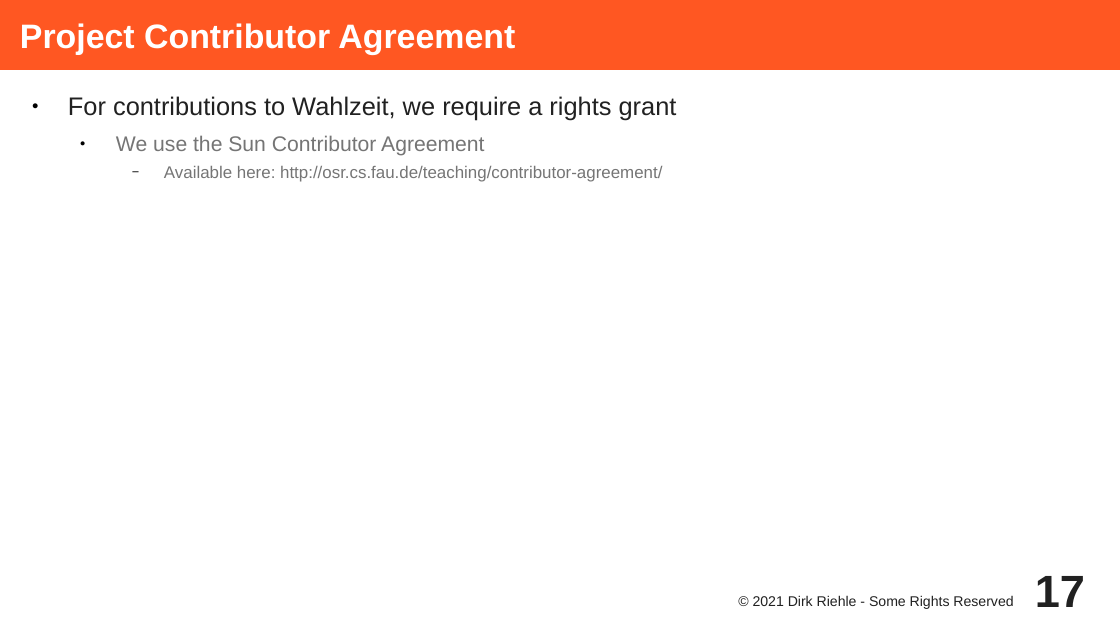
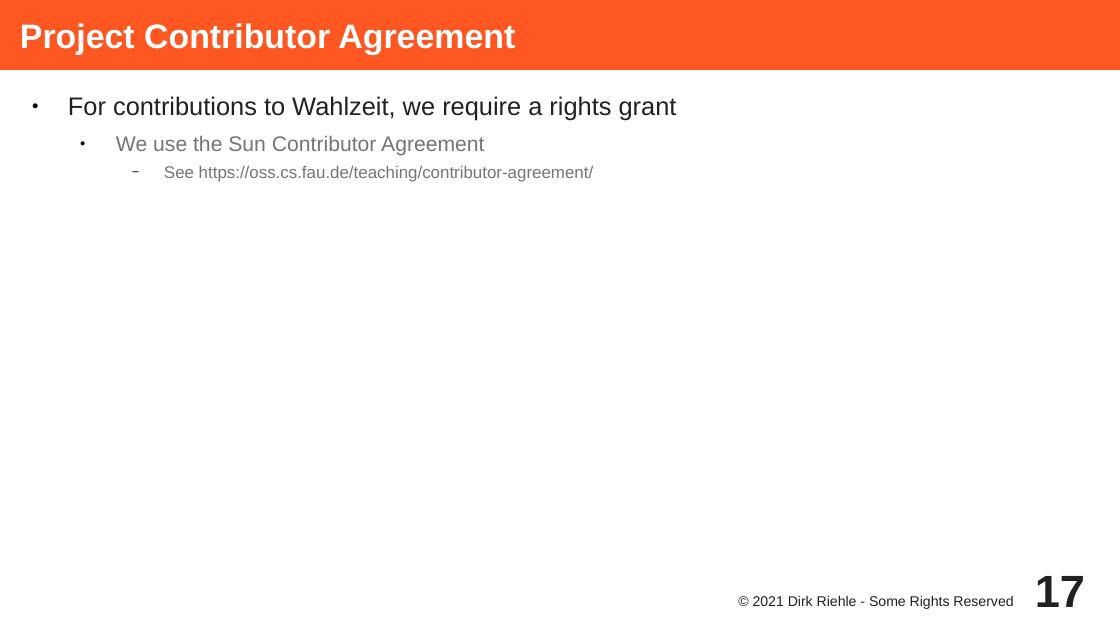
Before and after one commit to dirkriehle/adap-course, a slide deck: slide 17 of Lecture Slides/ADAP A01 - Course Introduction.odp. Drawn at 1120x630 pixels with LibreOffice and Linux fonts; fonts in the diff are those of the drawing. Boxes give left, top, right and bottom in pixels: in the first picture for what was removed or moved away, otherwise in the second. Text is boxed around its words. In the diff, an @@ line names an element or a change of style, - is before the commit and + after.

```diff
--- a/Lecture Slides/ADAP A01 - Course Introduction.odp
+++ b/Lecture Slides/ADAP A01 - Course Introduction.odp
@@ text at (164,166,593,182): text changed @@
-    − Available here: http://osr.cs.fau.de/teaching/contributor-agreement/
+    − See https://oss.cs.fau.de/teaching/contributor-agreement/
```
Also in this commit, not shown: 1 other slide changed, 3 other files.
